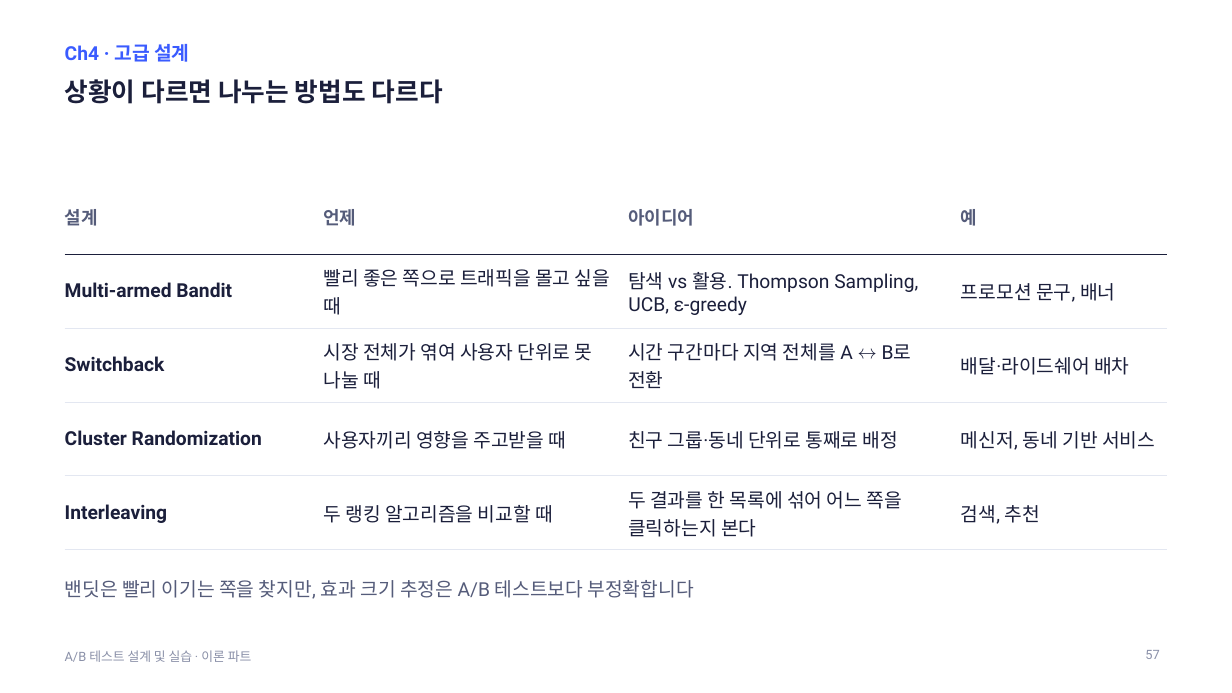
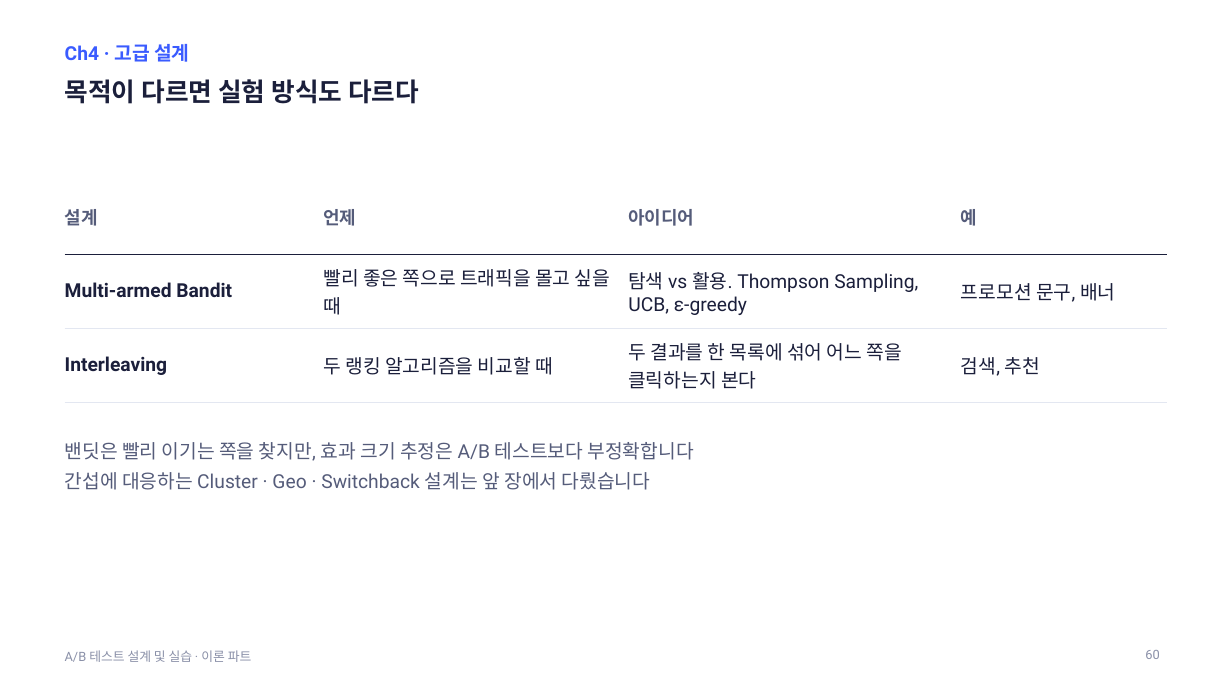
Before and after one commit to kkamret/quickmart-lab-rats, a slide deck: slide 60 of docs/lecture/ab-testing-theory.pptx (slide 57 before the commit). Drawn at 1232x693 pixels with LibreOffice and Linux fonts; fonts in the diff are those of the drawing. Boxes give left, top, right and bottom in pixels: in the first picture for what was removed or moved away, otherwise in the second. Text is boxed around its words. In the diff, an @@ line names an element or a change of style, - is before the commit and + after.

Commit message:
docs: 이론 PPT에 간섭 연재 반영
- Ch4에 간섭의 두 경로, 간섭의 영향, 간섭을 줄이는 설계 슬라이드 추가
- 고급 설계 표에서 간섭 대응 설계 행을 정리
- 실험 플랫폼 위키 참조를 07편으로 수정하고 가이드 기록 갱신

Refs #10

```diff
--- a/docs/lecture/ab-testing-theory.pptx
+++ b/docs/lecture/ab-testing-theory.pptx
@@ title at box(65, 79, 419, 104): text changed @@
-상황이 다르면 나누는 방법도 다르다
+목적이 다르면 실험 방식도 다르다
@@ table at box(65, 180, 1167, 393) @@
-row 3: Switchback | 시장 전체가 엮여 사용자 단위로 못 나눌 때 | 시간 구간마다 지역 전체를 A ↔ B로 전환 | 배달·라이드쉐어 배차
-row 4: Cluster Randomization | 사용자끼리 영향을 주고받을 때 | 친구 그룹·동네 단위로 통째로 배정 | 메신저, 동네 기반 서비스
@@ text at box(65, 442, 694, 461): more space between paragraphs @@
@@ text "밴딧은 빨리 이기는 쪽을 찾지만, ...": place and size @@
-text "밴딧은 빨리 이기는 쪽을 찾지만, ..." at box(65, 580, 694, 599)
+text "밴딧은 빨리 이기는 쪽을 찾지만, ..." at box(65, 442, 694, 490)
@@ text at box(65, 472, 651, 490): paragraph added @@
+간섭에 대응하는 Cluster · Geo · Switchback 설계는 앞 장에서 다뤘습니다
@@ page number at box(1145, 650, 1159, 659): text changed @@
-57
+60
```
Also in this commit, not shown: 5 other slides changed, 3 slides added, 1 other file.
